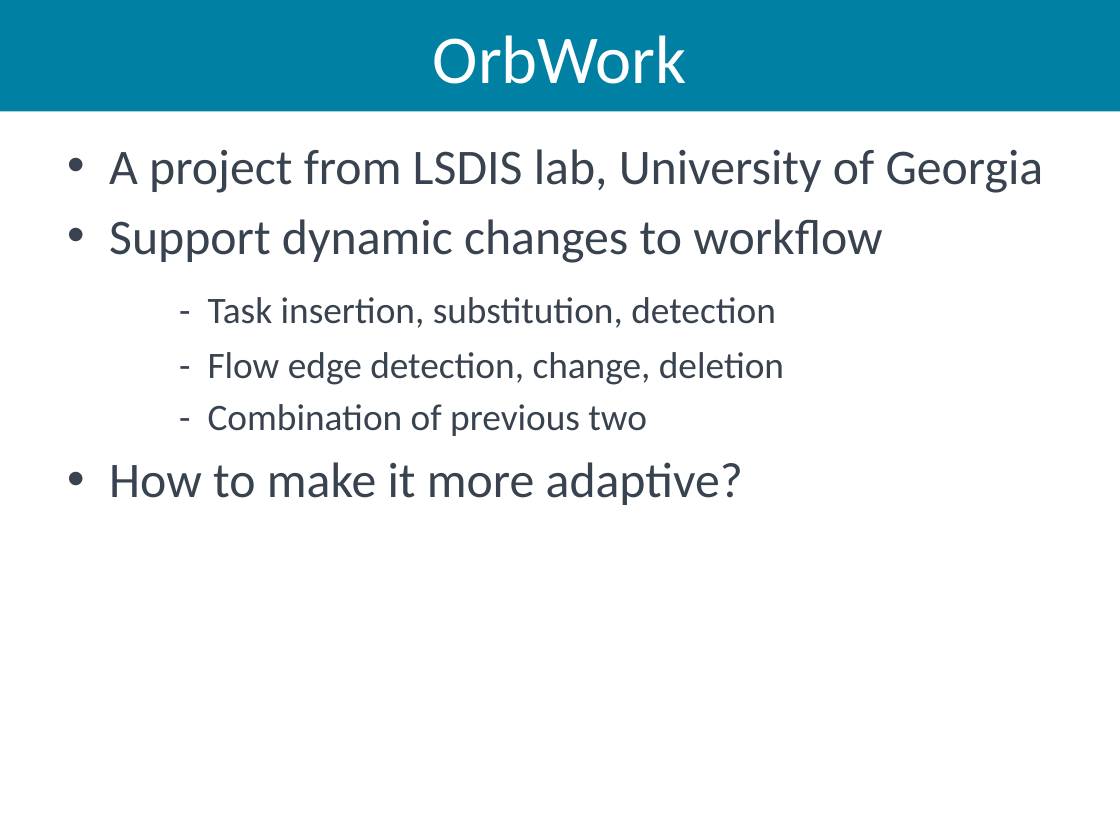
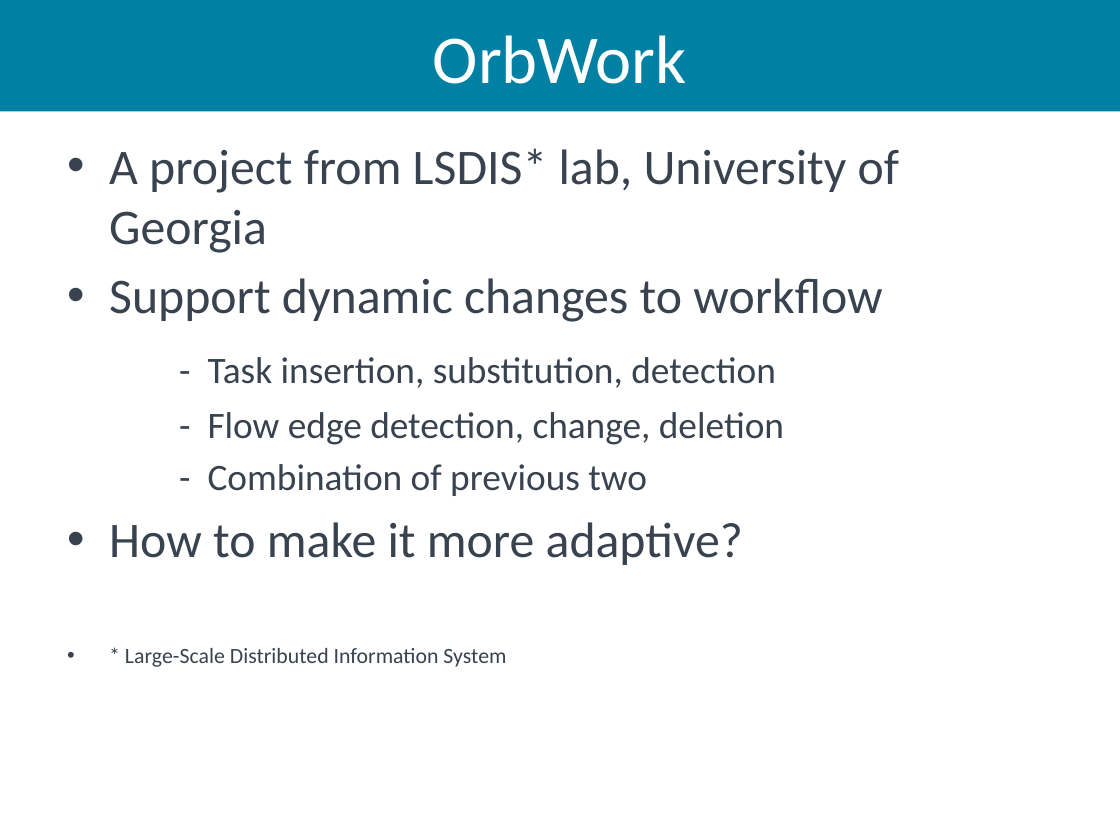
Before and after one commit to aiked/cs565, a slide deck: slide 3 of presentation/munasir_slides.pptx (slide 2 before the commit). Drawn at 1120x840 pixels with LibreOffice and Linux fonts; fonts in the diff are those of the drawing. Boxes give left, top, right and bottom in pixels: in the first picture for what was removed or moved away, otherwise in the second. Text is boxed around its words. In the diff, an @@ line names an element or a change of style, - is before the commit and + after.

```diff
--- a/presentation/munasir_slides.pptx
+++ b/presentation/munasir_slides.pptx
@@ text at [109,148,899,253]: text changed @@
-• A project from LSDIS lab, University of Georgia
+• A project from LSDIS* lab, University of Georgia
@@ text at [125,648,506,667]: paragraph added @@
+• * Large-Scale Distributed Information System
```
Also in this commit, not shown: 1 other slide changed, 1 slide added.
